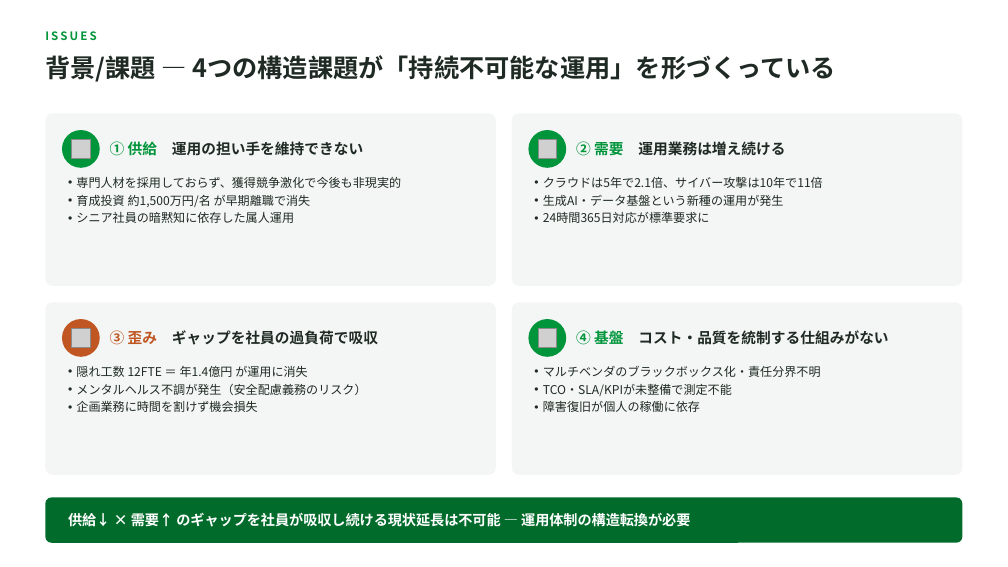
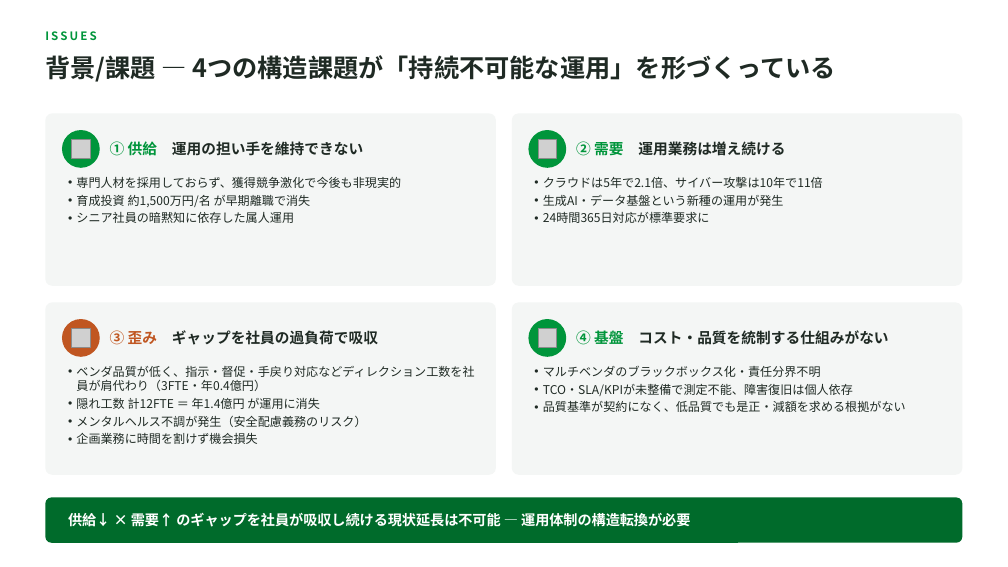
Before and after one commit to tk-tus2-cloud/free_creative, a slide deck: slide 3 of docs/IT運用アウトソーシング_構造転換ストーリー.pptx. Drawn at 1008x567 pixels with LibreOffice and Linux fonts; fonts in the diff are those of the drawing; grey boxes stand for pictures. Boxes give left, top, right and bottom in pixels: in the first picture for what was removed or moved away, otherwise in the second. Text is boxed around its words. In the diff, an @@ line names an element or a change of style, - is before the commit and + after.

```diff
--- a/docs/IT運用アウトソーシング_構造転換ストーリー.pptx
+++ b/docs/IT運用アウトソーシング_構造転換ストーリー.pptx
@@ text at bbox=[76, 366, 474, 409]: text changed @@
-• 隠れ工数 12FTE ＝ 年1.4億円 が運用に消失
+• ベンダ品質が低く、指示・督促・手戻り対応などディレクション工数を社員が肩代わり（3FTE・年0.4億円）
+• 隠れ工数 計12FTE ＝ 年1.4億円 が運用に消失
@@ text at bbox=[543, 384, 906, 412]: text changed @@
-• TCO・SLA/KPIが未整備で測定不能
-• 障害復旧が個人の稼働に依存
+• TCO・SLA/KPIが未整備で測定不能、障害復旧は個人依存
+• 品質基準が契約になく、低品質でも是正・減額を求める根拠がない
```
Also in this commit, not shown: 1 other file.
